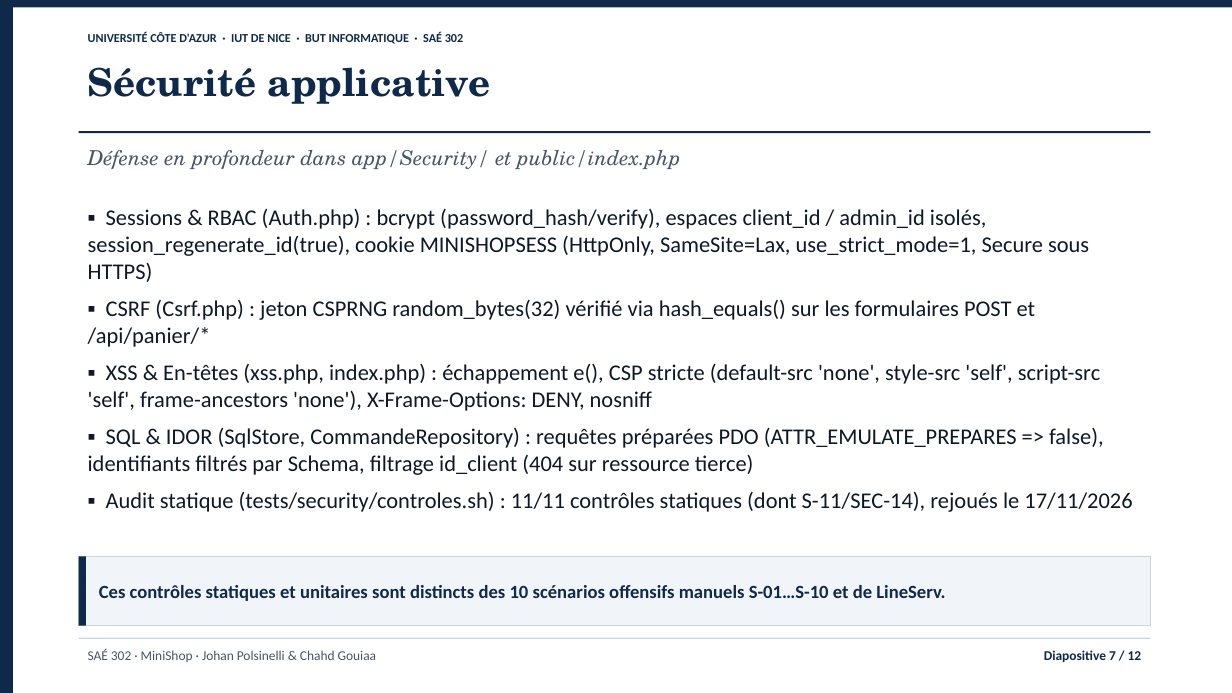
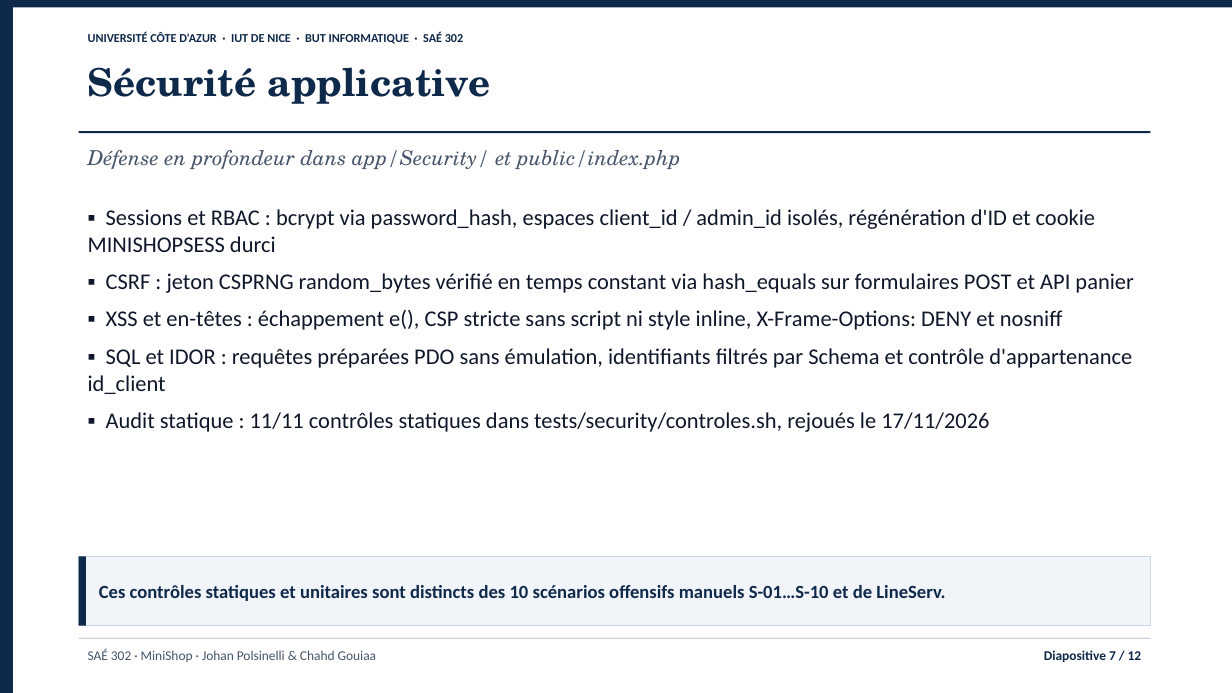
Before and after one commit to jojo8356/SAE-302, a slide deck: slide 7 of livrables/minishop-soutenance.pptx. Drawn at 1232x693 pixels with LibreOffice and Linux fonts; fonts in the diff are those of the drawing. Boxes give left, top, right and bottom in pixels: in the first picture for what was removed or moved away, otherwise in the second. Text is boxed around its words. In the diff, an @@ line names an element or a change of style, - is before the commit and + after.

Commit message:
docs: supprime les mentions entre parenthèses dans toutes les diapositives

```diff
--- a/livrables/minishop-soutenance.pptx
+++ b/livrables/minishop-soutenance.pptx
@@ text at (88, 209, 1133, 432): text changed @@
-▪ Sessions & RBAC (Auth.php) : bcrypt (password_hash/verify), espaces client_id / admin_id isolés, session_regenerate_id(true), cookie MINISHOPSESS (HttpOnly, SameSite=Lax, use_strict_mode=1, Secure sous HTTPS)
-▪ CSRF (Csrf.php) : jeton CSPRNG random_bytes(32) vérifié via hash_equals() sur les formulaires POST et /api/panier/*
-▪ XSS & En-têtes (xss.php, index.php) : échappement e(), CSP stricte (default-src 'none', style-src 'self', script-src 'self', frame-ancestors 'none'), X-Frame-Options: DENY, nosniff
-▪ SQL & IDOR (SqlStore, CommandeRepository) : requêtes préparées PDO (ATTR_EMULATE_PREPARES => false), identifiants filtrés par Schema, filtrage id_client (404 sur ressource tierce)
-▪ Audit statique (tests/security/controles.sh) : 11/11 contrôles statiques (dont S-11/SEC-14), rejoués le 17/11/2026
+▪ Sessions et RBAC : bcrypt via password_hash, espaces client_id / admin_id isolés, régénération d'ID et cookie MINISHOPSESS durci
+▪ CSRF : jeton CSPRNG random_bytes vérifié en temps constant via hash_equals sur formulaires POST et API panier
+▪ XSS et en-têtes : échappement e(), CSP stricte sans script ni style inline, X-Frame-Options: DENY et nosniff
+▪ SQL et IDOR : requêtes préparées PDO sans émulation, identifiants filtrés par Schema et contrôle d'appartenance id_client
+▪ Audit statique : 11/11 contrôles statiques dans tests/security/controles.sh, rejoués le 17/11/2026
```
Also in this commit, not shown: 10 other slides changed, 4 other files.
